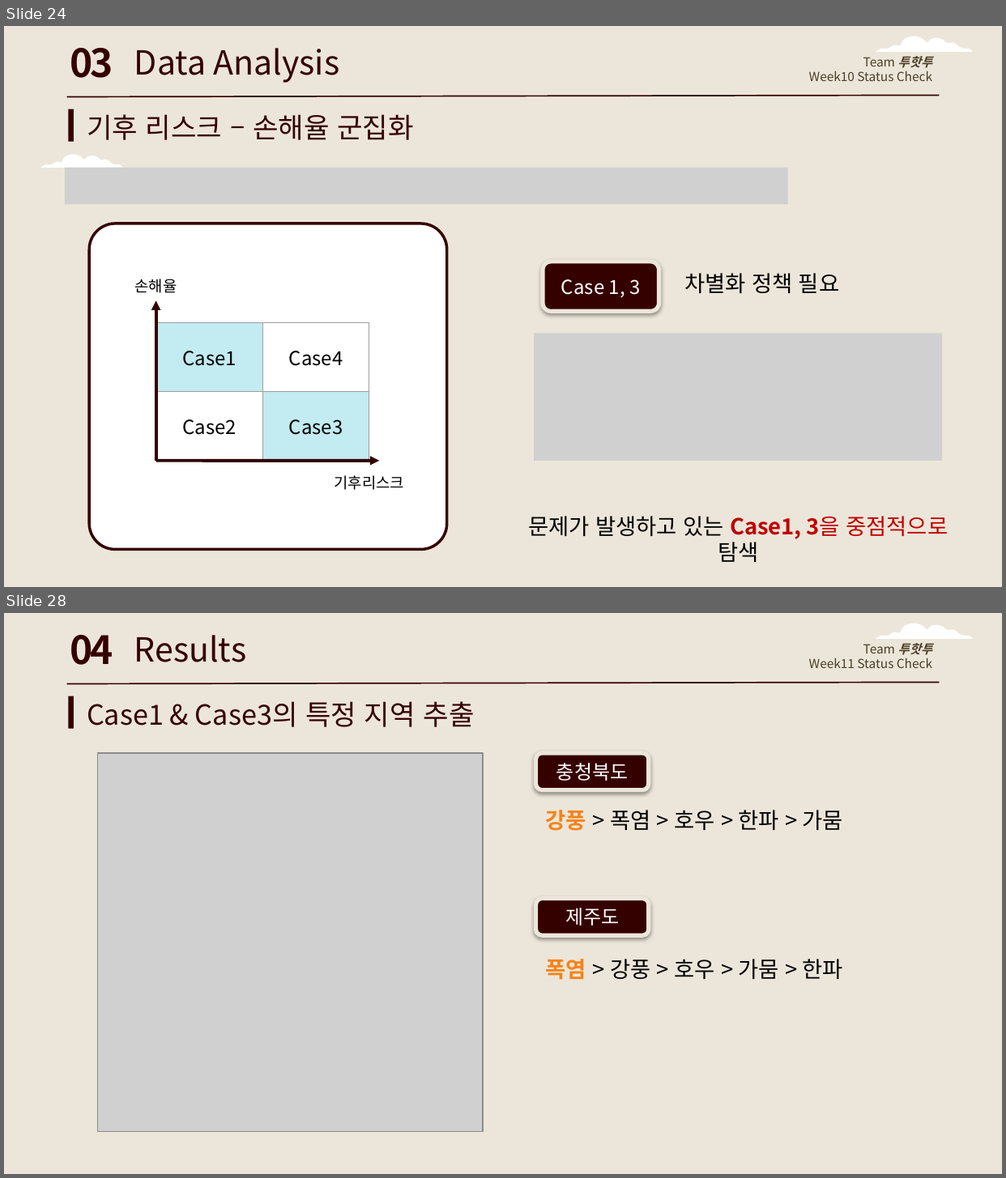
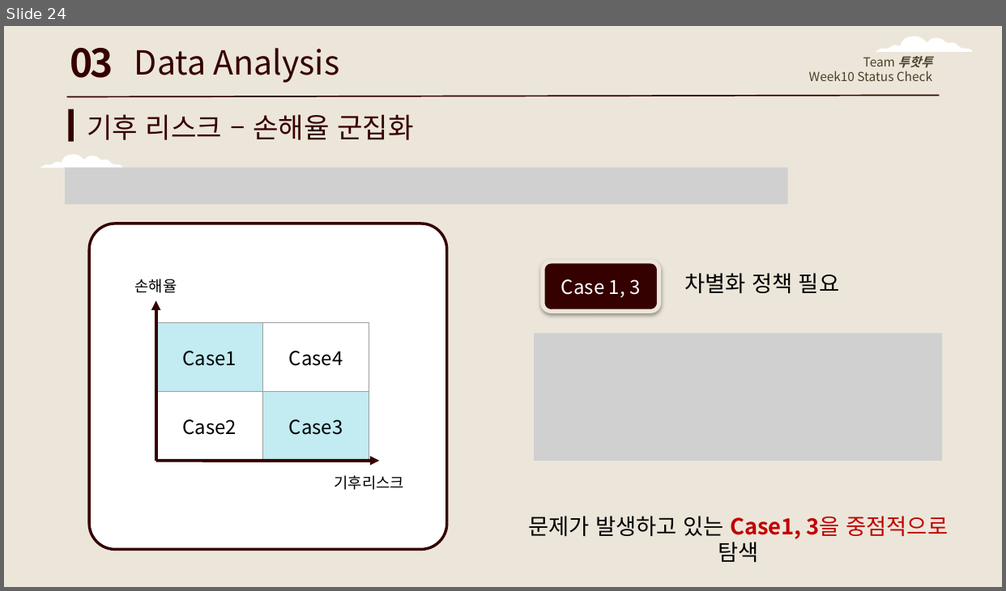
Before and after one commit to NamYoonJi/capstone-project-slides, a slide deck: week 12 mid progress report.pptx. Shown one above the other, each under a label of ours: slides 24 and 28 before the commit, slide 24 after it; the slides between them are not shown. The pictures are 1006x1178 and 1006x591 pixels, drawn with LibreOffice and Linux fonts; fonts in the diff are those of the drawing; grey boxes stand for pictures. Boxes give left, top, right and bottom in pixels: in the first picture for what was removed or moved away, otherwise in the second. Text is boxed around its words. In the diff, an @@ line names an element or a change of style, - is before the commit and + after.

```diff
--- a/week 12 mid progress report.pptx
+++ b/week 12 mid progress report.pptx
@@ slide 28 removed at (x1=4, y1=613, x2=1002, y2=1174), background #ECE6DA @@
@@ text removed at (x1=70, y1=635, x2=113, y2=665) @@
-04
@@ text removed at (x1=134, y1=635, x2=246, y2=662) @@
-Results
@@ freeform shape removed at (x1=876, y1=623, x2=972, y2=639) @@
@@ freeform shape removed at (x1=876, y1=624, x2=972, y2=639) @@
@@ subtitle removed at (x1=809, y1=643, x2=932, y2=668) @@
-Team 투핫투
-Week11 Status Check
@@ line removed from (67, 683) to (939, 682) @@
@@ rectangle removed at (x1=68, y1=696, x2=73, y2=729) @@
@@ text removed at (x1=87, y1=701, x2=475, y2=727) @@
-Case1 & Case3의 특정 지역 추출
@@ picture removed at (x1=98, y1=752, x2=483, y2=1132) @@
@@ rounded rectangle removed at (x1=536, y1=752, x2=649, y2=790) @@
-충청북도
@@ text removed at (x1=546, y1=810, x2=843, y2=831) @@
-강풍 > 폭염 > 호우 > 한파 > 가뭄
@@ rounded rectangle removed at (x1=536, y1=898, x2=649, y2=935) @@
-제주도
@@ text removed at (x1=546, y1=959, x2=843, y2=980) @@
-폭염 > 강풍 > 호우 > 가뭄 > 한파
```
Also in this commit, not shown: 10 slides changed, 2 slides added.
